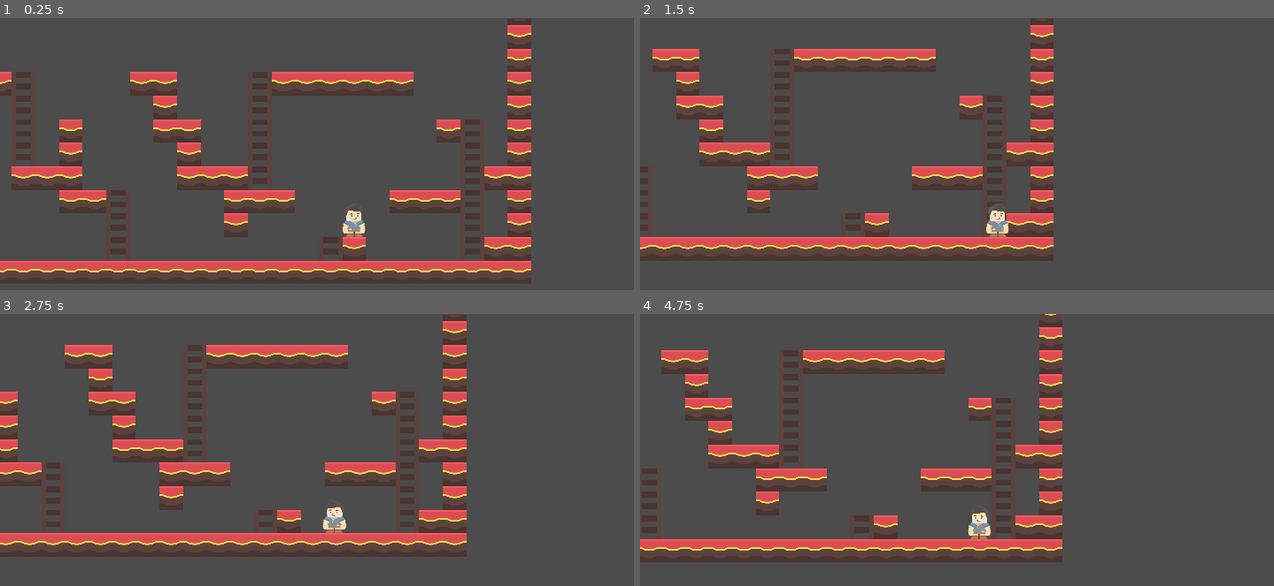
Above: before the commit, frames 1-4 (two rows, left to right).
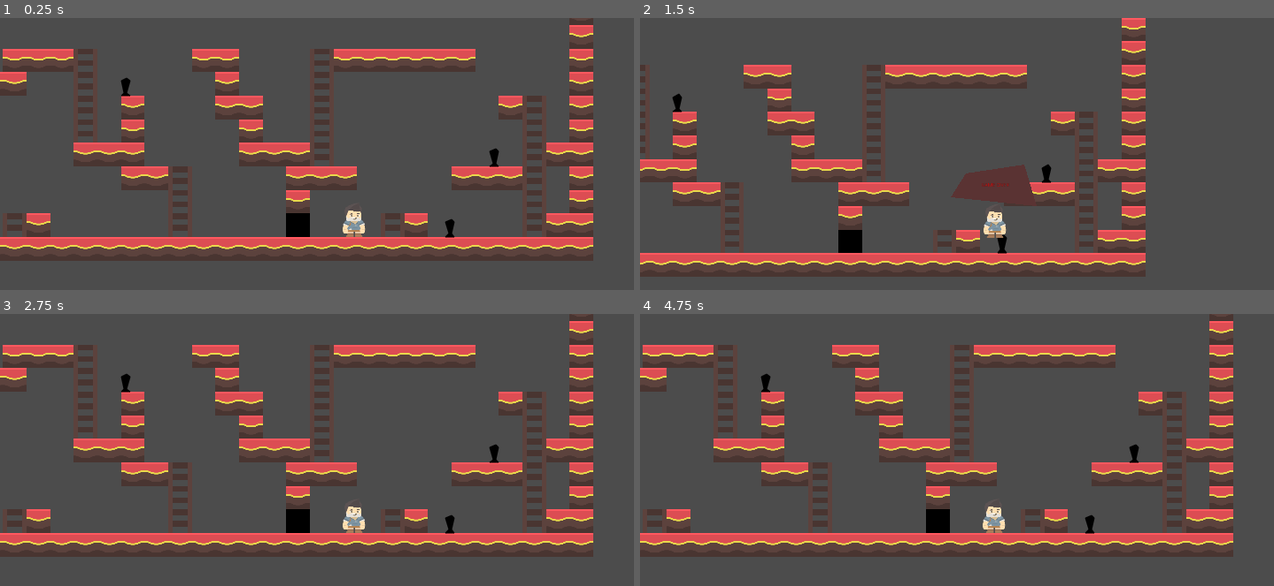
Above: after the commit, the same moments.

Repository: slavikse/life_is_not_the_end
Game: Godot game, scene res://scenes/main.tscn
Same seed, same stepped clock (60 frames per second), same inputs: the game is played once before the commit and once after it.
Inputs:
- Up to frame 1 (0.25 s): no input
- Up to frame 2 (1.5 s): tap Enter at 0.5 s; hold D (ui_right) from 0.53 s (still down); tap Space (ui_up) at 0.77 s
- Up to frame 3 (2.75 s): tap Space (ui_up) at 1.52 s; release D (ui_right) at 2.03 s; hold A (ui_left) from 2.03 s (still down)
- Up to frame 4 (4.75 s): release A (ui_left) at 2.78 s; hold D (ui_right) 2.78-4.28 s; tap Space (ui_up) at 3.02, 3.77, 4.52 s; hold A (ui_left) from 4.28 s (still down)

The runs differ from the first frame. In frame 1, 31% of the frame differs, in the area x 0-94%, y 0-98%; in frame 2, 27%; in frame 3, 21%; in frame 4, 26%.

Commit message:
Добавлена реакция окончания игры
Добавлена сцена с надписью об окончании игры.
Добавлена область для запрета увеличения размеров персонажа.
Добавлен код для обработки столкновения с шипом.

Diff:
--- /dev/null
+++ b/scenes/components/GameOver.tscn
@@ -0,0 +1,27 @@
+[gd_scene format=2]
+
+[node name="GameOver" type="Node2D"]
+
+[node name="Polygon2D" type="Polygon2D" parent="."]
+position = Vector2( -16, -7 )
+color = Color( 0.356863, 0.203922, 0.203922, 1 )
+polygon = PoolVector2Array( 96, -48, 128, 64, -104, 40, -64, -24 )
+
+[node name="Label" type="Label" parent="Polygon2D"]
+anchor_left = 0.5
+anchor_top = 0.5
+anchor_right = 0.5
+anchor_bottom = 0.5
+margin_left = -48.0
+margin_top = 1.0
+margin_right = 81.0
+margin_bottom = 15.0
+custom_colors/font_color = Color( 1, 0, 0, 1 )
+text = "Game Over"
+align = 1
+valign = 1
+autowrap = true
+uppercase = true
+__meta__ = {
+"_edit_use_anchors_": false
+}
--- a/scenes/components/Player.tscn
+++ b/scenes/components/Player.tscn
@@ -1,7 +1,8 @@
-[gd_scene load_steps=4 format=2]
+[gd_scene load_steps=5 format=2]
 
 [ext_resource path="res://scripts/components/player/player.gd" type="Script" id=1]
 [ext_resource path="res://textures/player/adventurer_idle.png" type="Texture" id=2]
+[ext_resource path="res://scenes/components/GameOver.tscn" type="PackedScene" id=3]
 
 [sub_resource type="RectangleShape2D" id=1]
 extents = Vector2( 24, 39.5 )
@@ -11,7 +12,6 @@
 
 [node name="Camera2D" type="Camera2D" parent="."]
 visible = false
-light_mask = -2147483648
 current = true
 process_mode = 0
 smoothing_enabled = true
@@ -31,6 +31,9 @@
 
 [node name="CollisionShape2D" type="CollisionShape2D" parent="."]
 visible = false
-light_mask = 0
 position = Vector2( 0, 15.5 )
 shape = SubResource( 1 )
+
+[node name="GameOver" parent="." instance=ExtResource( 3 )]
+visible = false
+position = Vector2( 0, -88 )
--- /dev/null
+++ b/scenes/components/traps/Spike.tscn
@@ -0,0 +1,20 @@
+[gd_scene load_steps=2 format=2]
+
+[ext_resource path="res://scripts/components/traps/traps.gd" type="Script" id=1]
+
+[node name="Spike" type="Area2D"]
+script = ExtResource( 1 )
+__meta__ = {
+"_edit_group_": true
+}
+
+[node name="CollisionPolygon2D" type="CollisionPolygon2D" parent="."]
+visible = false
+polygon = PoolVector2Array( 16, 0, -8, 0, 0, -8, -8, -40, 8, -48, 16, -40, 8, -8 )
+
+[node name="Polygon2D" type="Polygon2D" parent="."]
+position = Vector2( -8, -40 )
+color = Color( 0, 0, 0, 1 )
+antialiased = true
+polygon = PoolVector2Array( 24, 0, 16, -8, 0, 0, 8, 32, 0, 40, 24, 40, 16, 32 )
+[connection signal="body_entered" from="." to="." method="_on_Spike_body_entered"]
--- /dev/null
+++ b/scenes/components/zones/ZoomOutArea.tscn
@@ -0,0 +1,17 @@
+[gd_scene load_steps=2 format=2]
+
+[ext_resource path="res://scripts/components/zones/zoom_out_area.gd" type="Script" id=1]
+
+[node name="ZoomOutArea" type="Area2D"]
+script = ExtResource( 1 )
+
+[node name="CollisionPolygon2D" type="CollisionPolygon2D" parent="."]
+visible = false
+position = Vector2( 8, 0 )
+polygon = PoolVector2Array( -8, -64, 56, -64, 56, 0, -8, 0 )
+
+[node name="Polygon2D" type="Polygon2D" parent="."]
+color = Color( 0, 0, 0, 1 )
+polygon = PoolVector2Array( 0, 0, 0, -64, 64, -64, 64, 0 )
+[connection signal="body_entered" from="." to="." method="_on_ZoomOutArea_body_entered"]
+[connection signal="body_exited" from="." to="." method="_on_ZoomOutArea_body_exited"]
--- a/scenes/gui.tscn
+++ b/scenes/gui.tscn
@@ -2,7 +2,5 @@
 
 [ext_resource path="res://scripts/components/gui/gui.gd" type="Script" id=1]
 
-
-
 [node name="GUI" type="Node2D"]
 script = ExtResource( 1 )
--- a/scenes/levels/level_01.tscn
+++ b/scenes/levels/level_01.tscn
@@ -1,8 +1,10 @@
-[gd_scene load_steps=6 format=2]
+[gd_scene load_steps=8 format=2]
 
 [ext_resource path="res://scenes/components/Player.tscn" type="PackedScene" id=1]
+[ext_resource path="res://scenes/components/traps/Spike.tscn" type="PackedScene" id=2]
 [ext_resource path="res://scripts/levels/level_01.gd" type="Script" id=3]
 [ext_resource path="res://textures/level/tilesheet_complete.png" type="Texture" id=4]
+[ext_resource path="res://scenes/components/zones/ZoomOutArea.tscn" type="PackedScene" id=5]
 
 [sub_resource type="ConvexPolygonShape2D" id=1]
 points = PoolVector2Array( 0, 0, 64, 0, 64, 64, 0, 64 )
@@ -63,5 +65,21 @@
 "_edit_lock_": true
 }
 
+[node name="Spike" parent="World" instance=ExtResource( 2 )]
+position = Vector2( -312, 64 )
+
+[node name="Spike2" parent="World" instance=ExtResource( 2 )]
+position = Vector2( 568, 447 )
+
+[node name="Spike3" parent="World" instance=ExtResource( 2 )]
+position = Vector2( 688, 256 )
+
+[node name="ZoomOutArea" parent="World" instance=ExtResource( 5 )]
+position = Vector2( 128, 448 )
+
 [node name="Player" parent="." instance=ExtResource( 1 )]
-position = Vector2( 480, 328 )
+position = Vector2( 312, 392 )
+[connection signal="game_over" from="World/Spike" to="Player" method="_on_Spike_game_over"]
+[connection signal="game_over" from="World/Spike2" to="Player" method="_on_Spike_game_over"]
+[connection signal="game_over" from="World/Spike3" to="Player" method="_on_Spike_game_over"]
+[connection signal="zoom_out" from="World/ZoomOutArea" to="Player" method="_on_ZoomOutArea_zoom_out"]
--- a/scripts/components/player/jump.gd
+++ b/scripts/components/player/jump.gd
@@ -6,7 +6,7 @@
 
 const N_JUMP_POWER := 200.0
 const N_JUMP_UP_MULTIPLIER := 0.8
-const N_GRAVITY := 65.0
+const N_GRAVITY := 60.0
 const N_JUMP_DOWN_MULTIPLIER := 1.02
 const N_ROOF := 800.0
 
--- a/scripts/components/player/player.gd
+++ b/scripts/components/player/player.gd
@@ -7,12 +7,21 @@
 const FLOOR := Vector2.UP
 var velocity := Vector2.ZERO;
 
-onready var sprite := $Sprite as Sprite
+# enabled | disabled
+var zoom_out_status := 'enabled'
+var is_game_over := false
+
+onready var sprite_node := $Sprite as Sprite
+onready var game_over_node := $GameOver as Node2D
 
 
 #warning-ignore:unused_argument
 func _physics_process(delta: float) -> void:
-    scale = shape.transform(scale)
+    if is_game_over:
+        return
+
+    if zoom_out_status == 'enabled':
+        scale = shape.transform(scale)
 
     moving()
     jumping()
@@ -21,8 +30,6 @@
     velocity = move_and_slide(velocity, FLOOR)
 
 
-# TDOO если увиличиться в месте, где персонаж не влезет - то это его уничтожит / fn.
-#   на таком месте будут иголки, которые прикончат персонажа.
 func moving() -> void:
     velocity.x = move.moving(velocity.x, shape.is_normal_shape)
 
@@ -43,4 +50,22 @@
 # TODO advance(0) - для быстрой смены стороны в анимации при развороте
 func sprite_flip() -> void:
     if velocity.x != 0:
-        sprite.flip_h = velocity.x < 0
+        sprite_node.flip_h = velocity.x < 0
+
+
+func _on_ZoomOutArea_zoom_out(status: String) -> void:
+    zoom_out_status = status
+
+
+func _on_Spike_game_over() -> void:
+    game_over()
+
+
+func game_over() -> void:
+    is_game_over = true
+    game_over_node.visible = true
+
+    # TODO анимация гибели и после окончания перезагрузить сцену
+    yield(get_tree().create_timer(1), 'timeout')
+    #warning-ignore:return_value_discarded
+    get_tree().reload_current_scene()
--- a/scripts/components/player/shape.gd
+++ b/scripts/components/player/shape.gd
@@ -1,7 +1,7 @@
 var is_normal_shape := true
 var small_shape := Vector2(0.6, 0.6)
 var normal_shape := Vector2(1.0, 1.0)
-var interpolation_time := 0.5
+var interpolation_time := 0.6
 
 
 func transform(scale: Vector2) -> Vector2:
--- /dev/null
+++ b/scripts/components/traps/traps.gd
@@ -0,0 +1,8 @@
+extends Area2D
+
+signal game_over
+
+
+func _on_Spike_body_entered(body: KinematicBody2D) -> void:
+    if body:
+        emit_signal('game_over')
--- /dev/null
+++ b/scripts/components/zones/zoom_out_area.gd
@@ -0,0 +1,13 @@
+extends Area2D
+
+signal zoom_out(status)
+
+
+func _on_ZoomOutArea_body_entered(body: KinematicBody2D) -> void:
+    if body:
+        emit_signal('zoom_out', 'disabled')
+
+
+func _on_ZoomOutArea_body_exited(body: KinematicBody2D) -> void:
+    if body:
+        emit_signal('zoom_out', 'enabled')
